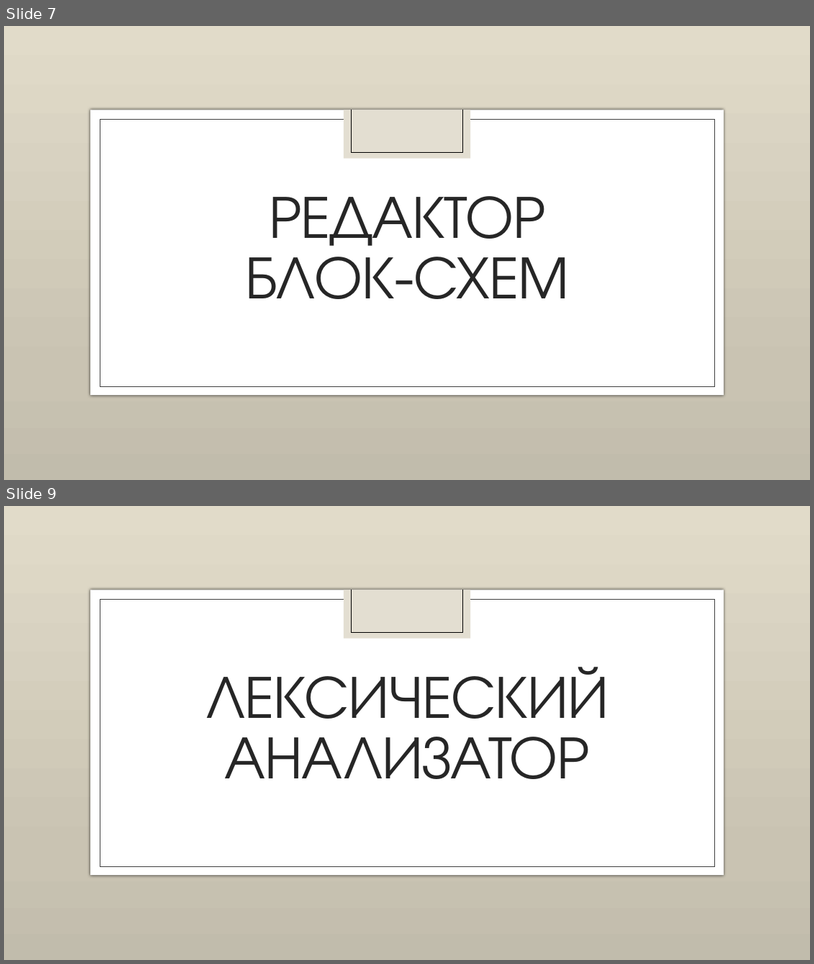
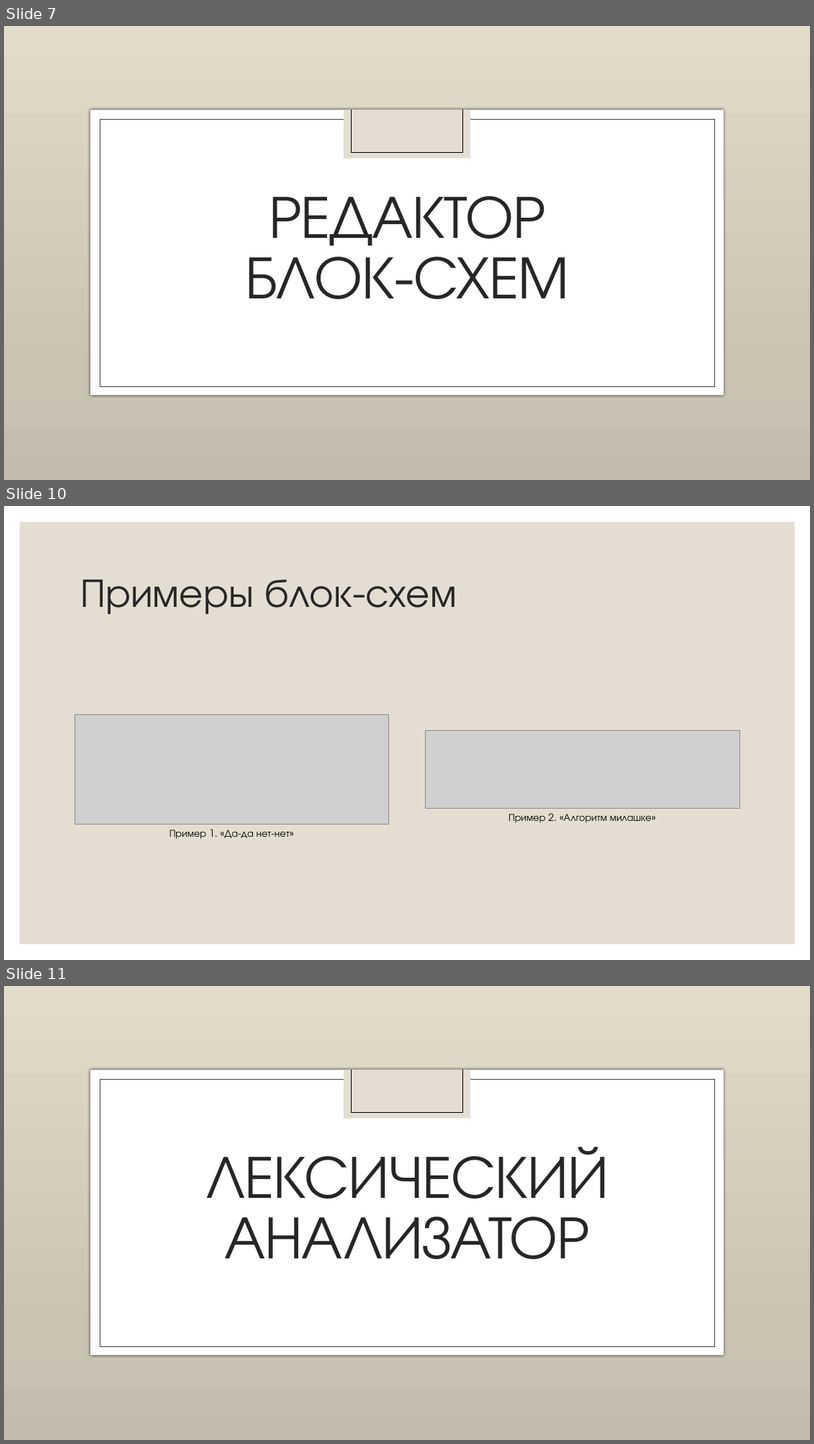
Before and after one commit to NemoNology/Programing-languages-theory, a slide deck: Lab-s/Translator/Presentation.pptx. Shown one above the other, each under a label of ours: slides 7 and 9 before the commit, slides 7, 10 and 11 after it; the slides between them are not shown. The pictures are 814x964 and 814x1444 pixels, drawn with LibreOffice and Linux fonts; fonts in the diff are those of the drawing; grey boxes stand for pictures; background and template pictures are left out. Boxes give left, top, right and bottom in pixels: in the first picture for what was removed or moved away, otherwise in the second. Text is boxed around its words. In the diff, an @@ line names an element or a change of style, - is before the commit and + after.

```diff
--- a/Lab-s/Translator/Presentation.pptx
+++ b/Lab-s/Translator/Presentation.pptx
@@ slide 10 added at bbox=[4, 506, 810, 960], background #FFFFFF @@
@@ rectangle added at bbox=[20, 522, 795, 944], fill #E3DED1 @@
@@ title added at bbox=[80, 579, 457, 614], 48 pt, text #262626 @@
+Примеры блок-схем
@@ picture added at bbox=[75, 714, 389, 824] @@
@@ picture added at bbox=[426, 730, 741, 808] @@
@@ text added at bbox=[170, 829, 290, 839], 12 pt, text #000000 @@
+Пример 1. «Да-да нет-нет»
@@ text added at bbox=[509, 813, 652, 823], 12 pt, text #000000 @@
+Пример 2. «Алгоритм милашке»
@@ what was slide 9 is now slide 11 @@
```
Also in this commit, not shown: 8 slides changed, 2 other slides added, 2 slides removed.
